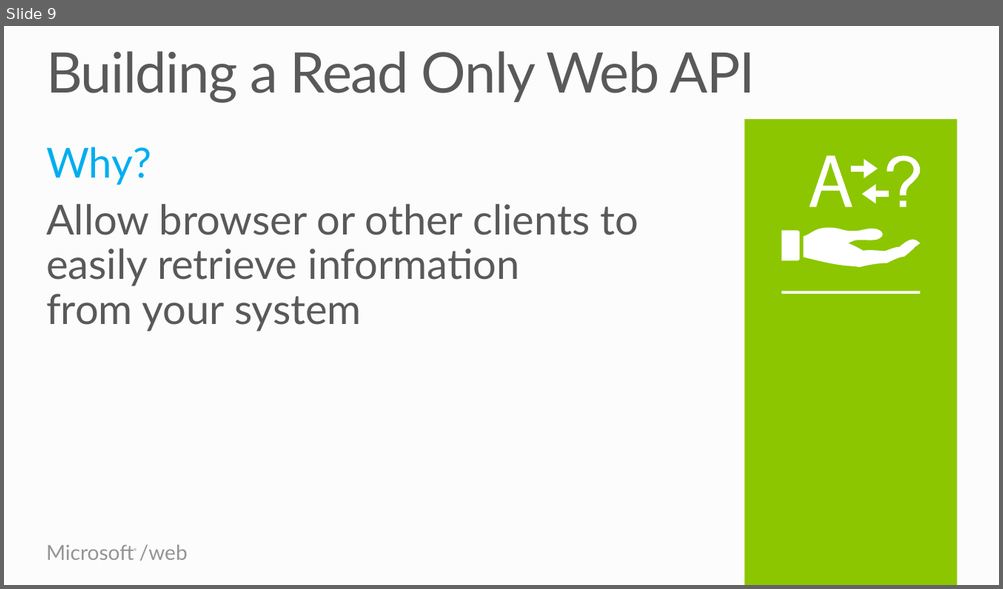
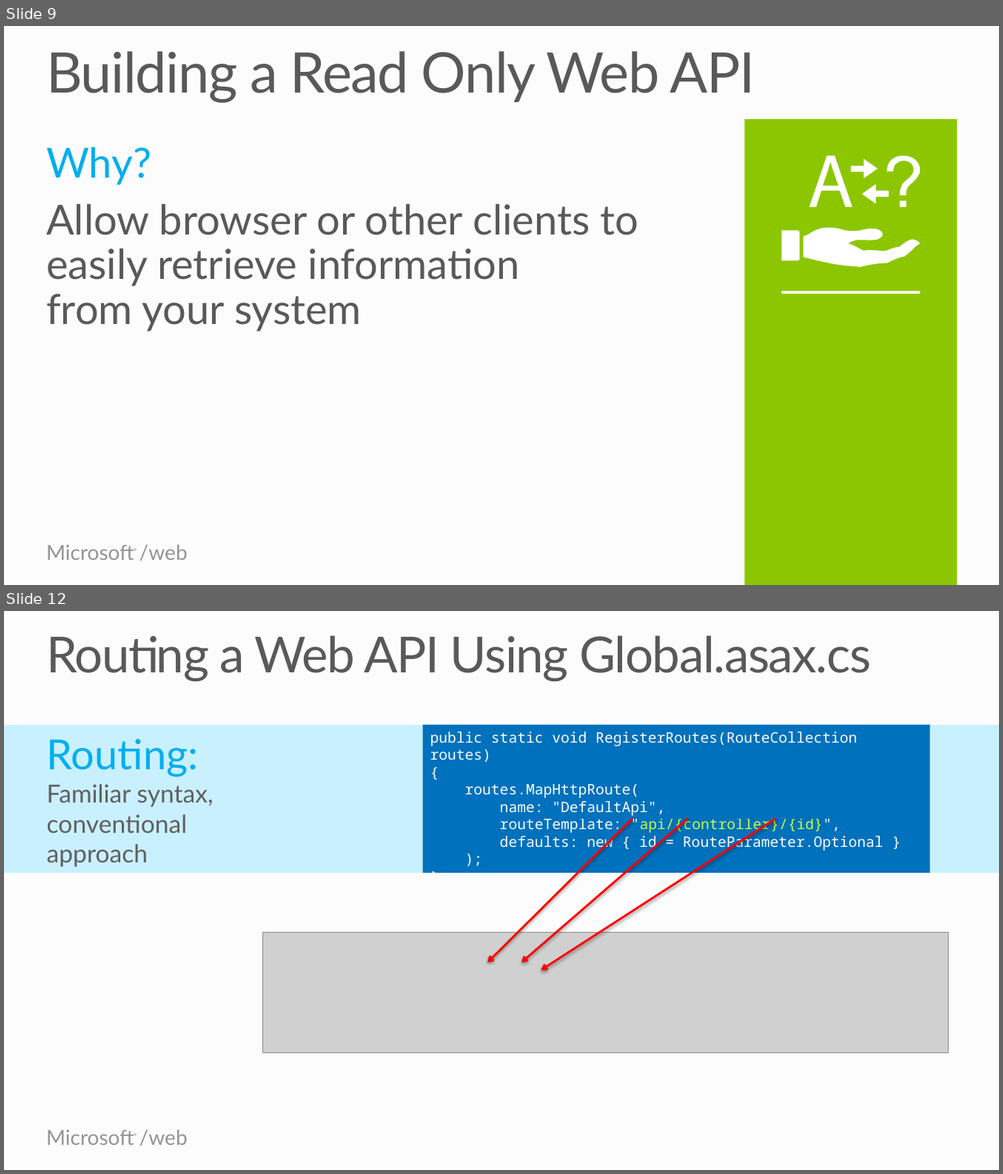
Before and after one commit to Microsoft-Web/WebTK-Presentations, a slide deck: AddingWebApiToASPNETSite/AddingWebApiToASPNETSite.pptx. Shown one above the other, each under a label of ours: slide 9 before the commit, slides 9 and 12 after it; the slides between them are not shown. The pictures are 1003x589 and 1003x1174 pixels, drawn with LibreOffice and Linux fonts; fonts in the diff are those of the drawing; grey boxes stand for pictures. Boxes give left, top, right and bottom in pixels: in the first picture for what was removed or moved away, otherwise in the second. Text is boxed around its words. In the diff, an @@ line names an element or a change of style, - is before the commit and + after.

```diff
--- a/AddingWebApiToASPNETSite/AddingWebApiToASPNETSite.pptx
+++ b/AddingWebApiToASPNETSite/AddingWebApiToASPNETSite.pptx
@@ slide 12 added at bbox=[4, 611, 999, 1170], background #FCFCFC; not listed: 2 template elements that a slide beside it also shows @@
@@ title added at bbox=[46, 635, 871, 681], 48 pt, text #595959 @@
+Routing a Web API Using Global.asax.cs
@@ rectangle added at bbox=[4, 725, 999, 873], fill #C9F0FF @@
@@ text added at bbox=[47, 739, 213, 867], 24 pt, text #5F5F5F @@
+Routing:
+Familiar syntax,
+conventional approach
@@ rectangle added at bbox=[423, 724, 929, 873], fill #0071BC, 14 pt, text #FFFFFF @@
+public static void RegisterRoutes(RouteCollection routes)
+{
+routes.MapHttpRoute(
+name: "DefaultApi",
+routeTemplate: "api/{controller}/{id}",
+defaults: new { id = RouteParameter.Optional }
+);
+}
@@ arrow added from (632, 818) to (487, 963), #FF0000 2 pt @@
@@ arrow added from (688, 818) to (521, 963), #FF0000 2 pt @@
@@ arrow added from (776, 818) to (540, 971), #FF0000 2 pt @@
@@ picture added at bbox=[262, 933, 948, 1054] @@
```
Also in this commit, not shown: 2 slides changed, 4 other slides added, 3 slides removed, 1 other file.
